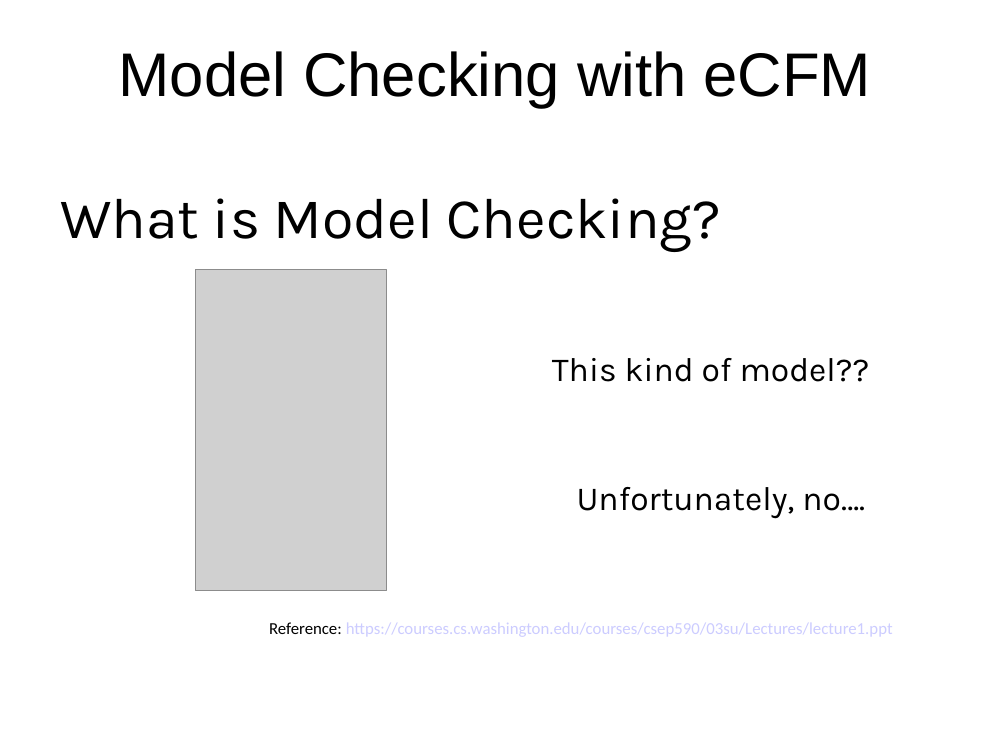
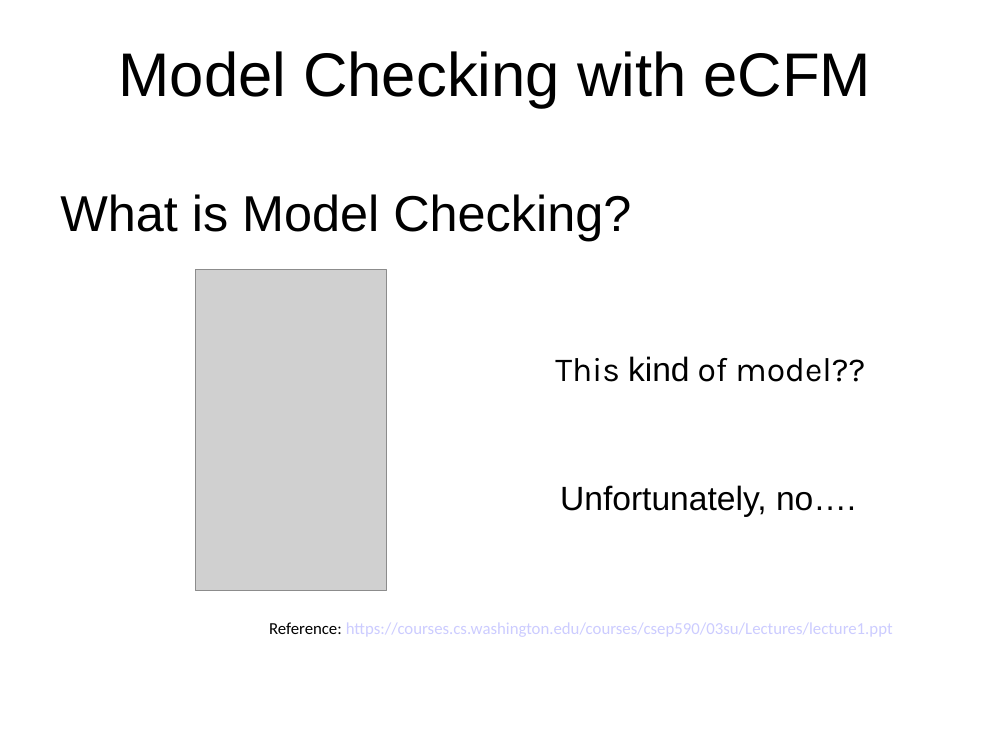
Before and after one commit to Ruthvicp/CS5551_Team_11_Project, a slide deck: slide 10 of Documentation/DAS.ppt. Drawn at 1008x756 pixels with LibreOffice and Linux fonts; fonts in the diff are those of the drawing; grey boxes stand for pictures; background and template pictures are left out. Boxes give left, top, right and bottom in pixels: in the first picture for what was removed or moved away, otherwise in the second. Text is boxed around its words. In the diff, an @@ line names an element or a change of style, - is before the commit and + after.

```diff
--- a/Documentation/DAS.ppt
+++ b/Documentation/DAS.ppt
@@ text "What is Model Checking?" at (60,194,631,241): size 41 to 36 pt, font Karla to Arial @@
@@ text "This kind of model??" at (555,356,865,382): font Karla to Arial in "kind" @@
@@ text "Unfortunately, no….": place and size @@
-text "Unfortunately, no…." at (577,487,865,519)
+text "Unfortunately, no…." at (560,485,856,517)
@@ text "Unfortunately, no…." at (560,485,856,517): font Karla to Arial @@
```
Also in this commit, not shown: 11 other slides changed.
